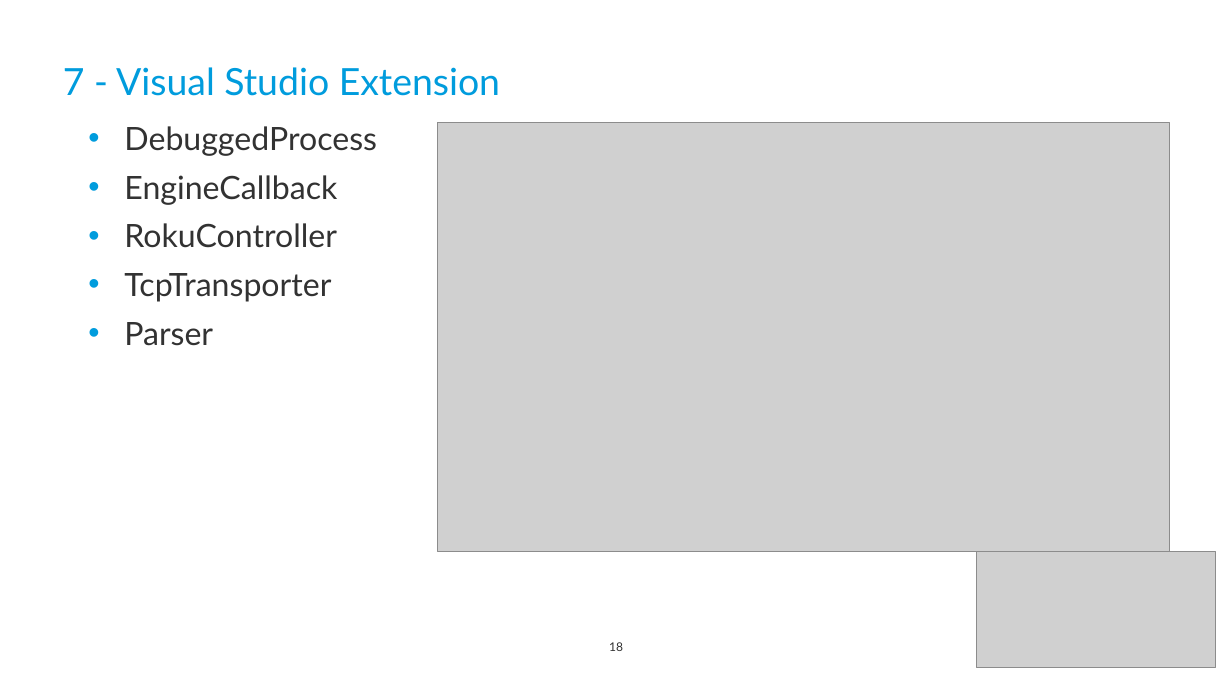
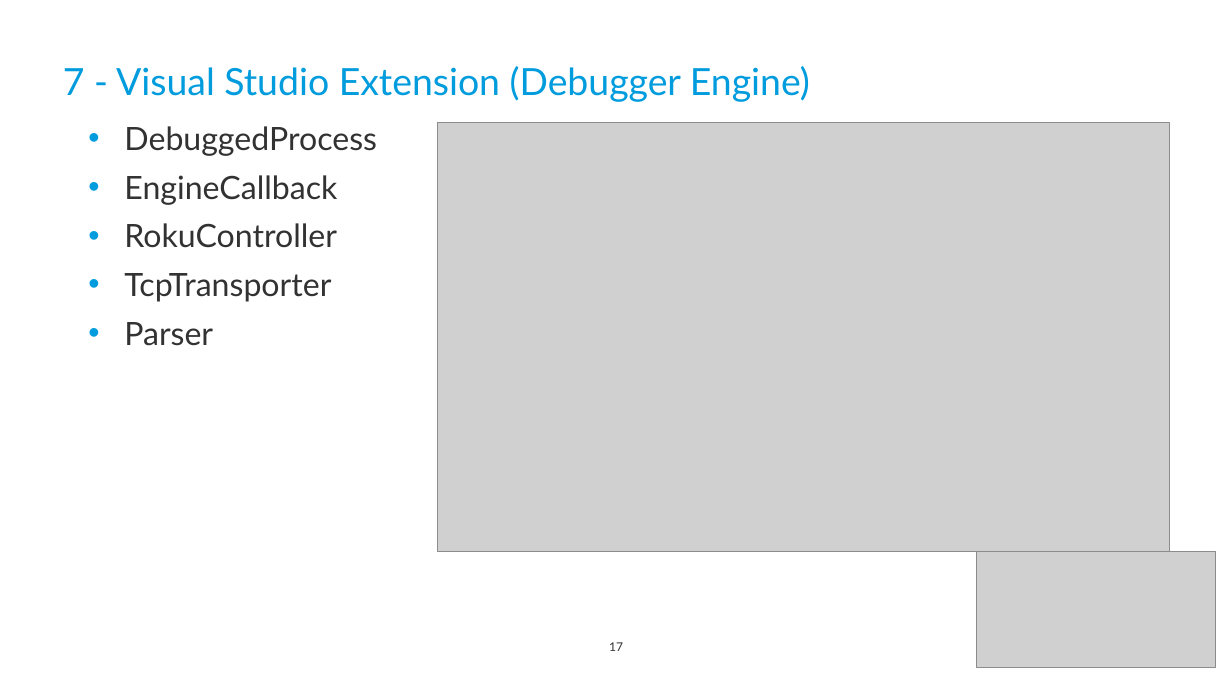
Before and after one commit to celsoaf/BrightScript-Debugger, a slide deck: slide 17 of doc/10-Apresentação.pptx (slide 18 before the commit). Drawn at 1232x693 pixels with LibreOffice and Linux fonts; fonts in the diff are those of the drawing; grey boxes stand for pictures; background and template pictures are left out. Boxes give left, top, right and bottom in pixels: in the first picture for what was removed or moved away, otherwise in the second. Text is boxed around its words. In the diff, an @@ line names an element or a change of style, - is before the commit and + after.

```diff
--- a/doc/10-Apresentação.pptx
+++ b/doc/10-Apresentação.pptx
@@ title at (x1=63, y1=66, x2=810, y2=102): text changed @@
-7 - Visual Studio Extension
+7 - Visual Studio Extension (Debugger Engine)
@@ page number at (x1=609, y1=642, x2=623, y2=651): text changed @@
-18
+17
```
Also in this commit, not shown: 1 other slide changed, 1 slide removed.
